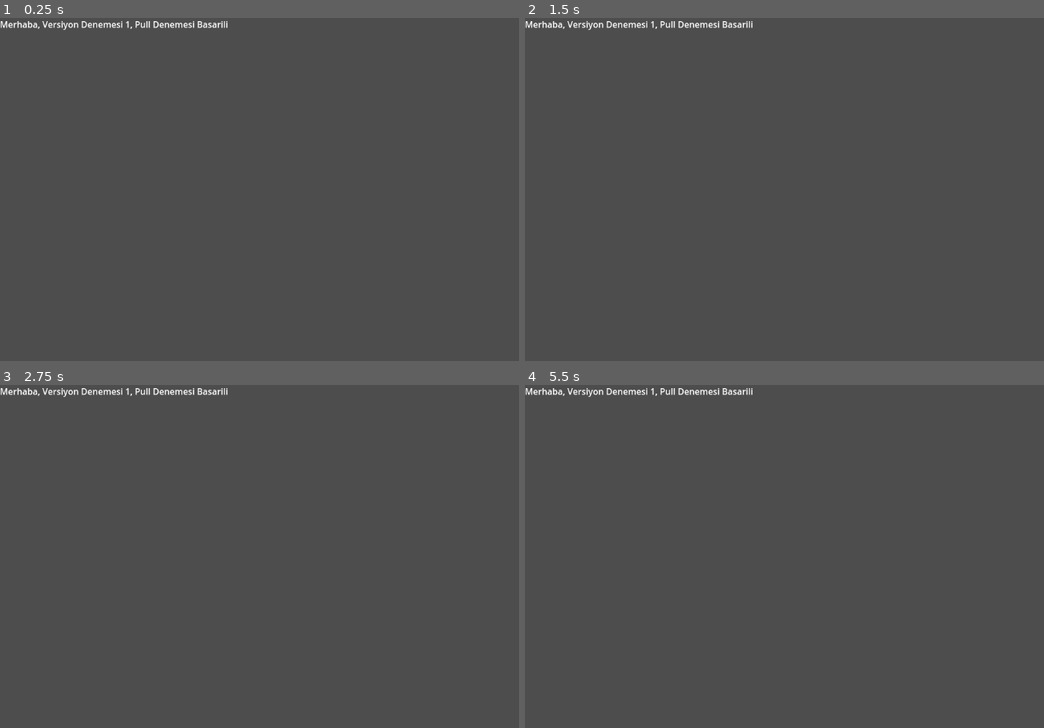
Above: before the commit, frames 1-4 (two rows, left to right).
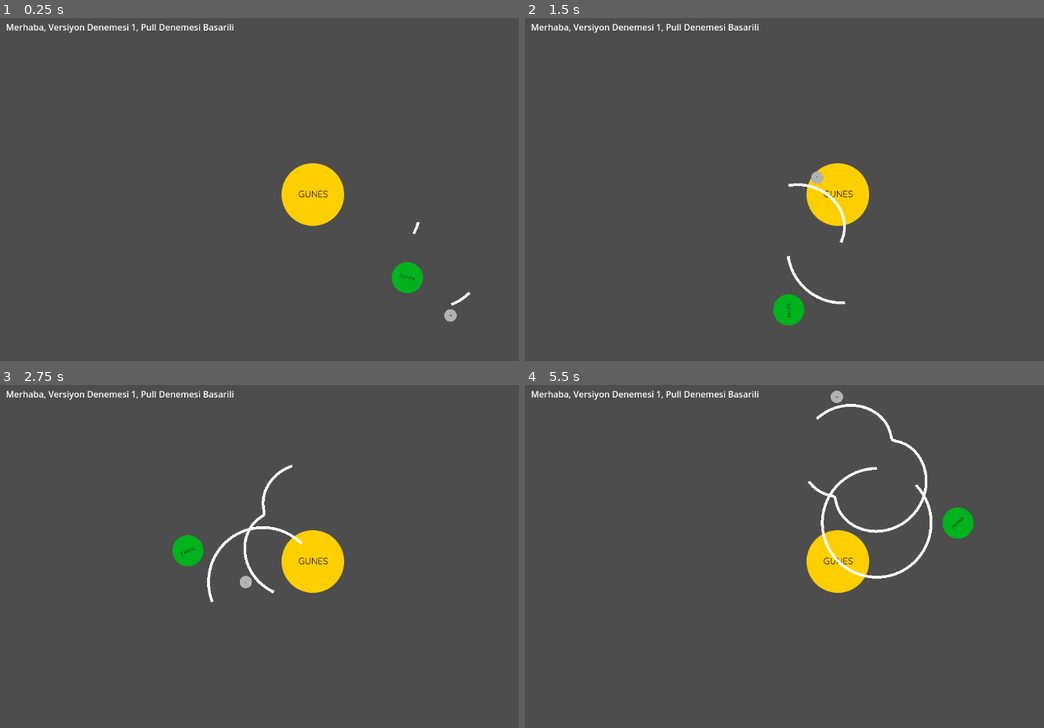
Above: after the commit, the same moments.

Repository: Ramen097/Godot-1
Game: Godot game, scene res://world.tscn
Two runs of this game, one before a commit and one after it. Both use one fixed random seed, a clock stepped at 60 frames per second and the inputs below. Before the commit the project has no main scene; this scene is started directly in both runs.
Inputs:
- Up to frame 1 (0.25 s): no input
- Up to frame 2 (1.5 s): no input
- Up to frame 3 (2.75 s): no input
- Up to frame 4 (5.5 s): no input

The runs differ from the first frame. In frame 1, 3.1% of the frame differs, in the area x 0-91%, y 0-89%; in frame 2, 3.1%; in frame 3, 3.5%; in frame 4, 4.0%, in the area x 0-87%, y 0-61%.

Commit message:
Yorunge denemesi

Diff:
--- /dev/null
+++ b/logo.gd
@@ -0,0 +1,16 @@
+extends Sprite2D
+var turnSpeed = 0.2
+
+func turn():
+	print("Loaded")
+# Called when the node enters the scene tree for the first time.
+
+func _ready() -> void:
+	pass # Replace with function body.
+
+
+# Called every frame. 'delta' is the elapsed time since the previous frame.
+func _process(delta):
+	rotation += turnSpeed *delta
+	#print("Canvas ", get_canvas_transform())
+	print("Transform -->", transform.x)
--- a/project.godot
+++ b/project.godot
@@ -11,5 +11,6 @@
 [application]
 
 config/name="Godot-1"
+run/main_scene="res://world.tscn"
 config/features=PackedStringArray("4.3", "Forward Plus")
 config/icon="res://icon.svg"
--- /dev/null
+++ b/world.gd
@@ -0,0 +1,70 @@
+extends Node2D
+
+@export var earth_orbit_speed = 1.0
+@export var moon_orbit_speed = 2.0
+@export var earth_distance_from_sun = 200.0
+@export var moon_distance_from_earth = 50.0
+@export var point_lifetime = 60  # Time in frames for how long points should remain visible (assuming 60 FPS ~ 1 second)
+
+# Arrays to hold the points
+var earth_orbit_points = []
+var moon_orbit_points = []
+var earth_orbit_timers = []
+var moon_orbit_timers = []
+
+func gunesOrtasi(): # Click -->
+	var screen_center = get_viewport_rect().size / 2 # Find the center of the screen
+
+	$Sun.position = screen_center # Move the Sun to the center of the screen
+	$Sun.scale = Vector2(0.5, 0.5) # Scale the Sun down to 0.5
+	print($Sun.position) # Show the position of the Sun
+
+# This function runs when the game starts
+func _ready():
+	gunesOrtasi()
+	$Sun/Earth.position = Vector2(earth_distance_from_sun, 0)
+	$Sun/Earth/Moon.position = $Sun/Earth.position + Vector2(moon_distance_from_earth, 0).rotated($Sun/Earth.rotation)
+
+	# Clear existing points in the Line2D nodes
+	$Sun/Earth.get_node("EarthOrbit").clear_points()
+	$Sun/Earth/Moon.get_node("MoonOrbit").clear_points()
+
+# Called every frame. 'delta' is the elapsed time since the previous frame.
+func _process(delta):
+	# Earth orbits around the Sun
+	$Sun/Earth.rotation += earth_orbit_speed * delta
+	$Sun/Earth.position = Vector2(earth_distance_from_sun, 0).rotated($Sun/Earth.rotation)
+
+	# Add the Earth's current position to its orbit line
+	var earth_position = $Sun/Earth.position
+	$Sun/Earth.get_node("EarthOrbit").add_point(earth_position)
+	earth_orbit_points.append(earth_position)
+	earth_orbit_timers.append(0)  # Start a timer for this point
+
+	# Moon orbits around the Earth
+	$Sun/Earth/Moon.rotation += moon_orbit_speed * delta
+	var moon_position = $Sun/Earth.position + Vector2(moon_distance_from_earth, 0).rotated($Sun/Earth.rotation + $Sun/Earth/Moon.rotation)
+	$Sun/Earth/Moon.position = moon_position
+
+	# Add the Moon's current position to its orbit line
+	$Sun/Earth/Moon.get_node("MoonOrbit").add_point(moon_position)
+	moon_orbit_points.append(moon_position)
+	moon_orbit_timers.append(0)  # Start a timer for this point
+
+	# Update timers and remove old points for both orbits
+
+# Function to update timers and remove points older than point_lifetime
+func update_and_remove_points(points, timers, line_node):
+	# Check the size of timers to avoid index out of bounds
+	var i = 0
+	while i < timers.size():
+		timers[i] += 1  # Increment the timer for each point
+		if timers[i] > point_lifetime:  # Check if the point exceeds the lifetime
+			# Remove the point and timer at index i
+			points.remove_at(i)
+			timers.remove_at(i)
+			line_node.clear_points()  # Clear all points before re-adding the remaining ones
+			for p in points:
+				line_node.add_point(p)
+		else:
+			i += 1  # Only increment if no point was removed
--- a/world.tscn
+++ b/world.tscn
@@ -1,10 +1,41 @@
-[gd_scene format=3 uid="uid://dqg3g8v01nx24"]
+[gd_scene load_steps=5 format=3 uid="uid://dqg3g8v01nx24"]
 
-[node name="World" type="Node2D"]
+[ext_resource type="Texture2D" uid="uid://clga28wj80tib" path="res://GUNES.png" id="1_1f2o8"]
+[ext_resource type="Script" path="res://world.gd" id="1_vliea"]
+[ext_resource type="Texture2D" uid="uid://comomtivxoklq" path="res://DUNYA.png" id="3_bko6l"]
+[ext_resource type="Texture2D" uid="uid://mp7hn8t3ojro" path="res://AY.png" id="4_cxk4o"]
+
+[node name="Node2D" type="Node2D"]
+script = ExtResource("1_vliea")
 
 [node name="Hello GitHub" type="RichTextLabel" parent="."]
-offset_right = 473.0
-offset_bottom = 180.0
+offset_left = 11.0
+offset_top = 5.0
+offset_right = 484.0
+offset_bottom = 185.0
 text = "Merhaba, Versiyon Denemesi 1, Pull Denemesi Basarili"
 fit_content = true
 tab_size = 9
+
+[node name="Sun" type="Sprite2D" parent="."]
+position = Vector2(493, 285)
+texture = ExtResource("1_1f2o8")
+
+[node name="Earth" type="Node2D" parent="Sun"]
+position = Vector2(-493, -285)
+
+[node name="EarthOrbit" type="Line2D" parent="Sun/Earth"]
+
+[node name="EarthSprite" type="Sprite2D" parent="Sun/Earth"]
+position = Vector2(212, 211)
+scale = Vector2(0.5, 0.5)
+texture = ExtResource("3_bko6l")
+
+[node name="Moon" type="Node2D" parent="Sun/Earth"]
+
+[node name="MoonSprite" type="Sprite2D" parent="Sun/Earth/Moon"]
+position = Vector2(256, 115)
+scale = Vector2(0.2, 0.2)
+texture = ExtResource("4_cxk4o")
+
+[node name="MoonOrbit" type="Line2D" parent="Sun/Earth/Moon"]
Binary file added: AY.png
Not shown, added: AY.png.import
Binary file added: DUNYA.png
Not shown, added: DUNYA.png.import
Binary file added: GUNES.png
Not shown, added: GUNES.png.import
Binary file added: sparecharger shop.png
Not shown, added: sparecharger shop.png.import
